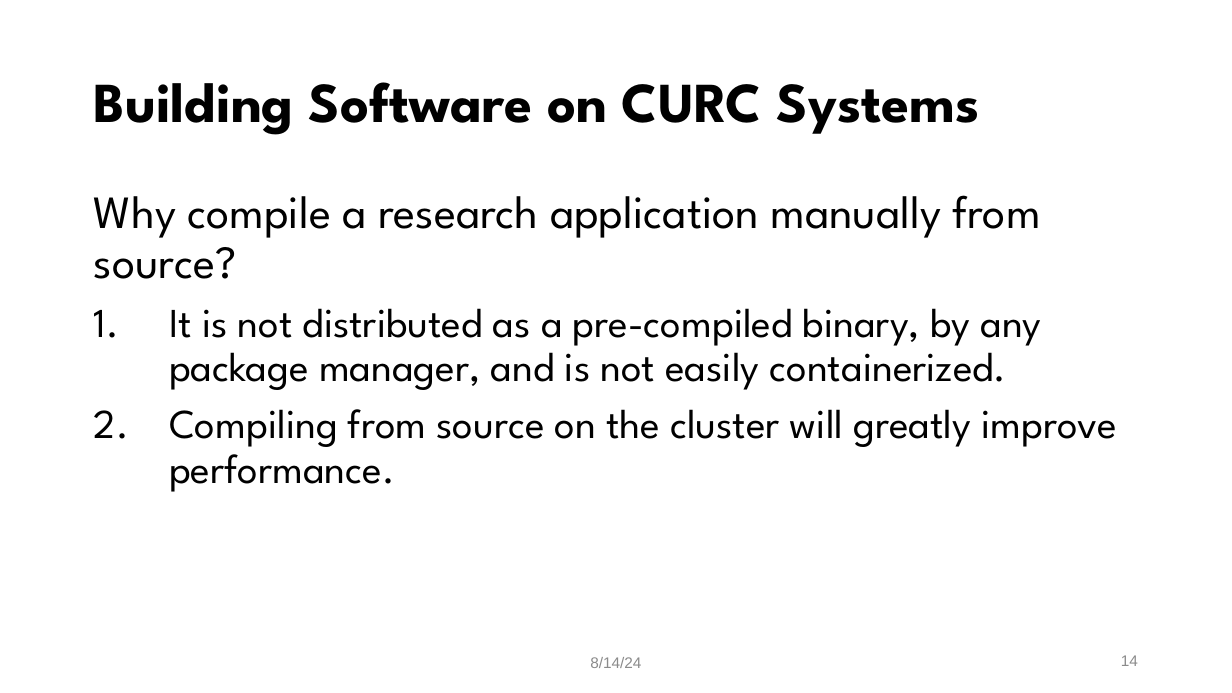
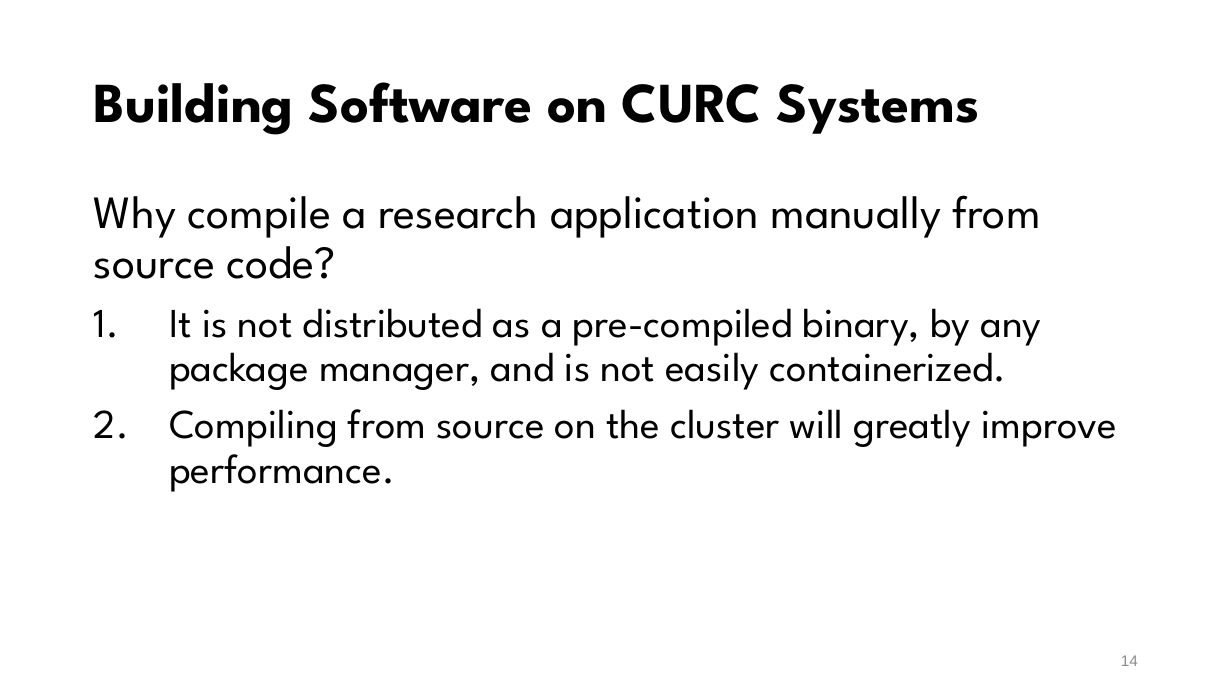
Before and after one commit to mohalkh5/hpc_fundamentals_micro_credential, a slide deck: slide 14 of installing_software/installing_software.pptx. Drawn at 1232x693 pixels with LibreOffice and Linux fonts; fonts in the diff are those of the drawing; background and template pictures are left out. Boxes give left, top, right and bottom in pixels: in the first picture for what was removed or moved away, otherwise in the second. Text is boxed around its words. In the diff, an @@ line names an element or a change of style, - is before the commit and + after.

```diff
--- a/installing_software/installing_software.pptx
+++ b/installing_software/installing_software.pptx
@@ text at box(94, 195, 1041, 279): text changed @@
-Why compile a research application manually from source?
+Why compile a research application manually from source code?
@@ text removed at box(590, 657, 641, 668) @@
-8/14/24
```
Also in this commit, not shown: 44 other slides changed.
